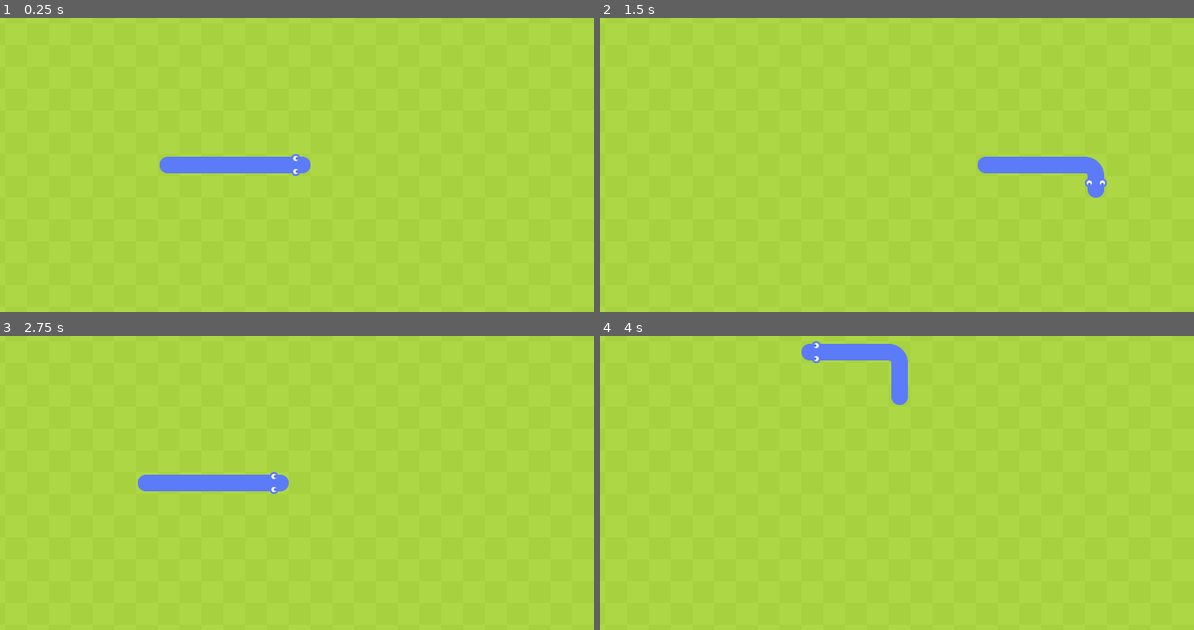
Above: before the commit, frames 1-4 (two rows, left to right).
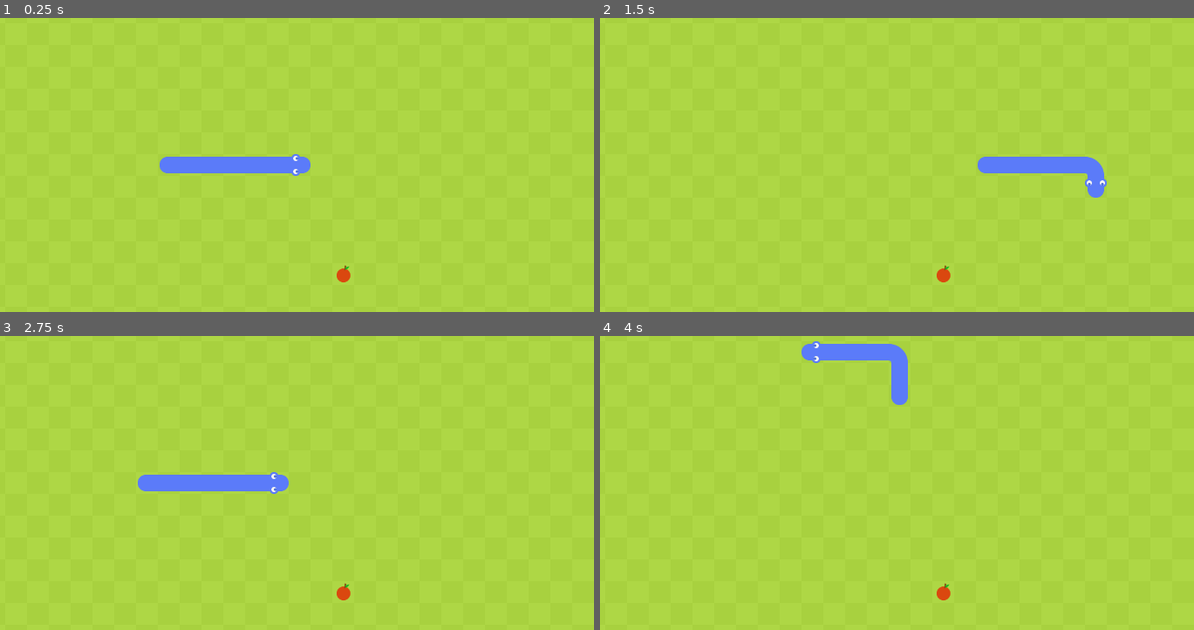
Above: after the commit, the same moments.

Repository: Martin4ndersen/Snake
Game: Godot game, scene res://game.tscn
Same seed, same stepped clock (60 frames per second), same inputs: the game is played once before the commit and once after it.
Inputs:
- Up to frame 1 (0.25 s): no input
- Up to frame 2 (1.5 s): hold Right (ui_right) 0.53-1.28 s; hold Down (ui_down) from 1.28 s (still down)
- Up to frame 3 (2.75 s): release Down (ui_down) at 2.03 s; hold Right (ui_right) from 2.03 s (still down)
- Up to frame 4 (4 s): release Right (ui_right) at 2.78 s; hold Up (ui_up) 2.78-3.53 s; hold Left (ui_left) from 3.53 s (still down)

The runs differ from the first frame. In frame 1, 0.1% of the frame differs, in the area x 56-60%, y 83-90%; in frame 2, 0.1%; in frame 3, 0.1%; in frame 4, 0.1%.

Commit message:
feat: add fruit
Add a fruit that the snake can eat. The fruit is re-added after a delay.
Update screenshot.

Diff:
--- /dev/null
+++ b/fruit.gd
@@ -0,0 +1,20 @@
+# Represents a fruit that the snake can eat, rendered on a TileMapLayer.
+extends Node2D
+
+# The tile map layer where the fruit will be placed.
+var tile_map_layer : TileMapLayer
+
+# The coordinates where the fruit will be placed.
+var coords: Vector2i
+
+# The atlas coordinates on the texture to use for this fruit.
+var atlas_coords = Vector2i(0, 0)
+
+# Initializes the fruit object.
+func _init(tile_map_layer: TileMapLayer, coords: Vector2i) -> void:
+	self.tile_map_layer = tile_map_layer
+	self.coords = coords
+
+# Draws the fruit on the tile map layer.
+func draw() -> void:
+	tile_map_layer.set_cell(coords, 0, atlas_coords)
--- a/game.gd
+++ b/game.gd
@@ -2,6 +2,9 @@
 
 var Snake = load("res://snake.gd")
 var snake
+var Fruit = load("res://fruit.gd")
+var fruit
+var is_fruit_eaten: bool = false
 
 # Called when the node is added to the scene and ready to execute.
 # This function creates a new instance of the Snake class, passing in the Grid node,
@@ -9,6 +12,8 @@
 func _ready() -> void:
 	snake = Snake.new($Grid/Objects)
 	add_child(snake)
+
+	add_fruit()
 
 # Called every frame to update the game state. 'delta' represents the time elapsed since the last frame.
 # This function handles player input, updates the movement timer, and moves and redraws the snake
@@ -22,3 +27,25 @@
 		snake.move()
 		snake.move_timer = 0.0
 		snake.draw()
+
+		if not is_fruit_eaten and snake.get_head_position() == fruit.coords:
+			is_fruit_eaten = true
+			fruit.queue_free()
+
+			# Add new fruit after a delay.
+			await get_tree().create_timer(1.0).timeout
+			add_fruit()
+			is_fruit_eaten = false
+
+	if not is_fruit_eaten:
+		fruit.draw()
+
+func add_fruit():
+	var available_positions: Array[Vector2i] = $Grid.get_empty_cells()
+	if available_positions.size() > 0:
+		var random_index = randi() % available_positions.size()
+		var fruit_position = available_positions[random_index]
+		fruit = Fruit.new($Grid/Objects, fruit_position)
+		add_child(fruit)
+	else:
+		print("No available position to place fruit!")
--- a/grid.gd
+++ b/grid.gd
@@ -12,3 +12,17 @@
 				$Ground.set_cell(Vector2i(x, y), 0, Vector2i(0, 0))
 			else:
 				$Ground.set_cell(Vector2i(x, y), 0, Vector2i(1, 0))
+
+# Returns a Vector2i array with the positions of all cells not containing an object.
+func get_empty_cells() -> Array[Vector2i]:
+	var viewport_size: Vector2 = get_viewport_rect().size
+	var used_cells: Array[Vector2i] = $Objects.get_used_cells()
+	var empty_cells: Array[Vector2i] = []
+
+	for x in range(viewport_size.x / tile_size):
+		for y in range(viewport_size.y / tile_size):
+			var cell = Vector2i(x, y)
+			if cell not in used_cells:
+				empty_cells.append(cell)
+
+	return empty_cells
--- a/snake.gd
+++ b/snake.gd
@@ -2,17 +2,17 @@
 
 var move_delay = 0.1
 var move_timer = 0.0
-var grid : TileMapLayer
+var tile_map_layer : TileMapLayer
 var direction : Vector2
-var snake
+var snake: Array[Vector2]
 var snake_directions
 var sprite_size : float = 40.0  # Size of the sprite in pixels
 var window_size : Vector2
 
 # Constructor for the snake object. It initializes the snake by passing a reference to the grid node
 # and calls the `reset` function to set up the initial state of the snake.
-func _init(grid_node):
-	grid = grid_node
+func _init(tile_map_layer):
+	self.tile_map_layer = tile_map_layer
 	reset()
 
 # Called when the node is added to the scene and ready to execute.
@@ -49,6 +49,9 @@
 
 	if is_collision_with_edges() or is_collision_with_self():
 		reset()
+
+func get_head_position() -> Vector2i:
+	return snake[0]
 
 func reset():
 	direction = Vector2.RIGHT
@@ -137,4 +140,4 @@
 			elif previous_part_direction == Vector2.RIGHT and part_direction == Vector2.RIGHT:
 				atlas_coords = Vector2i(2, 1)
 
-		grid.set_cell(Vector2i(part.x, part.y), 0, atlas_coords)
+		tile_map_layer.set_cell(Vector2i(part.x, part.y), 0, atlas_coords)
Binary file changed: screenshot.png
